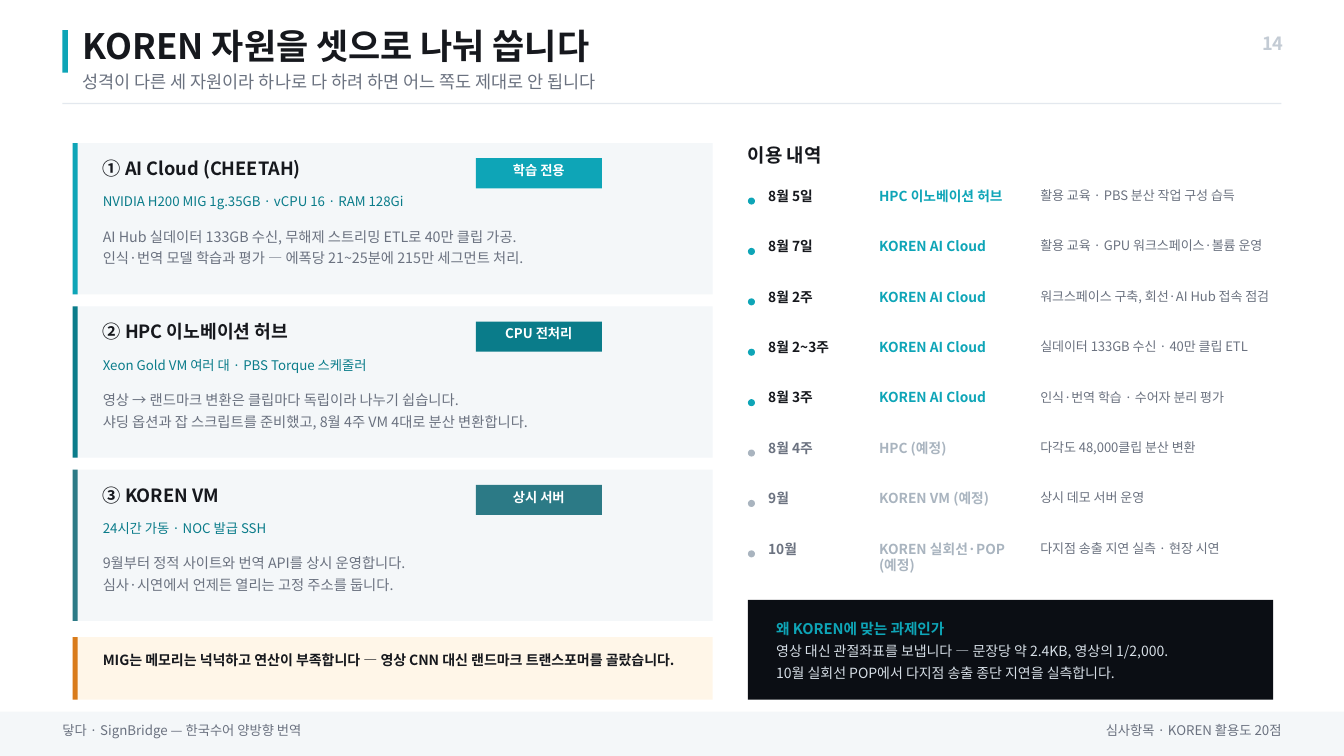
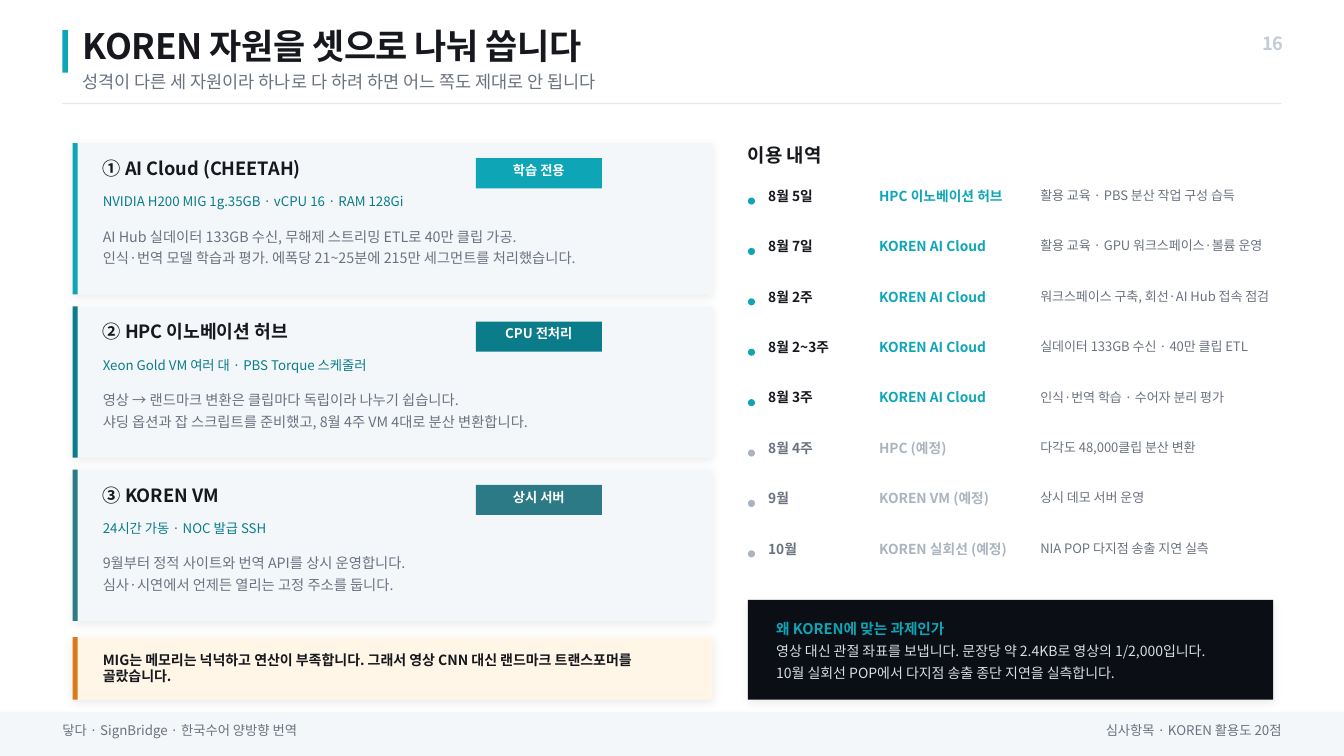
Before and after one commit to BioCode67/signbridge, a slide deck: slide 16 of ppt/제출/중간평가 발표자료_닿다.pptx (slide 14 before the commit). Drawn at 1344x756 pixels with LibreOffice and Linux fonts; fonts in the diff are those of the drawing. Boxes give left, top, right and bottom in pixels: in the first picture for what was removed or moved away, otherwise in the second. Text is boxed around its words. In the diff, an @@ line names an element or a change of style, - is before the commit and + after.

```diff
--- a/ppt/제출/중간평가 발표자료_닿다.pptx
+++ b/ppt/제출/중간평가 발표자료_닿다.pptx
@@ text "KOREN 자원을 셋으로 나눠 씁니다" at box(83, 29, 582, 62): letter spacing 0 to -0.3 pt @@
@@ text at box(1262, 37, 1283, 50): text changed @@
-14
+16
@@ text at box(103, 251, 576, 264): text changed @@
-인식·번역 모델 학습과 평가 — 에폭당 21~25분에 215만 세그먼트 처리.
+인식·번역 모델 학습과 평가. 에폭당 21~25분에 215만 세그먼트를 처리했습니다.
@@ text at box(879, 542, 1007, 557): text changed @@
-KOREN 실회선·POP (예정)
+KOREN 실회선 (예정)
@@ text at box(1040, 542, 1209, 554): text changed @@
-다지점 송출 지연 실측 · 현장 시연
+NIA POP 다지점 송출 지연 실측
@@ shadow on in 4 elements at box(73, 143, 713, 294), box(73, 470, 713, 621), box(73, 637, 713, 700), box(748, 600, 1273, 700) @@
@@ text at box(103, 653, 632, 683): text changed @@
-MIG는 메모리는 넉넉하고 연산이 부족합니다 — 영상 CNN 대신 랜드마크 트랜스포머를 골랐습니다.
+MIG는 메모리는 넉넉하고 연산이 부족합니다. 그래서 영상 CNN 대신 랜드마크 트랜스포머를 골랐습니다.
@@ text at box(776, 644, 1205, 659): text changed @@
-영상 대신 관절좌표를 보냅니다 — 문장당 약 2.4KB, 영상의 1/2,000.
+영상 대신 관절 좌표를 보냅니다. 문장당 약 2.4KB로 영상의 1/2,000입니다.
@@ text at box(62, 724, 297, 739): text changed @@
-닿다 · SignBridge — 한국수어 양방향 번역
+닿다 · SignBridge · 한국수어 양방향 번역
```
Also in this commit, not shown: 21 other slides changed, 50 other files.
